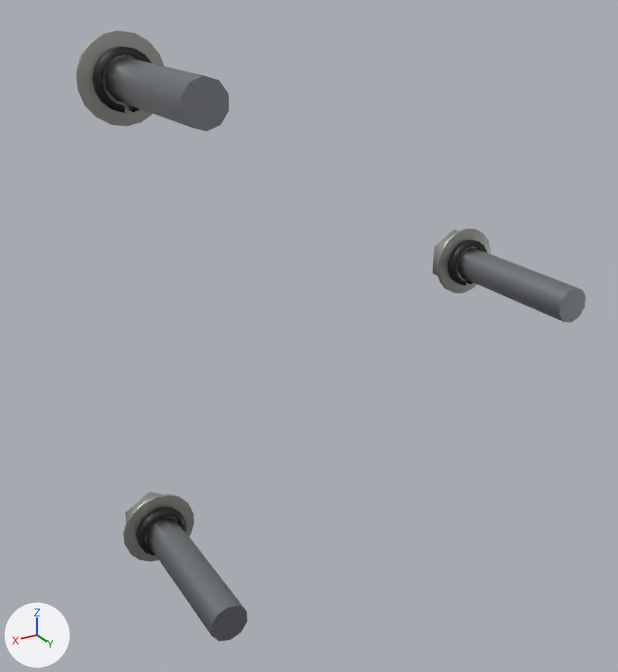
The glTF model public/parts/cam-flange-cover-screws-left.glb as it was, and as the next commit left it.
Before and after are seen from a 50 mm camera at (-230.9, -102.5, 50.1) aimed at (-294.1, -207.8, -2.5). The lights are fixed; the arrows at lower left show +X, +Y and +Z. The picture after the commit comes second.
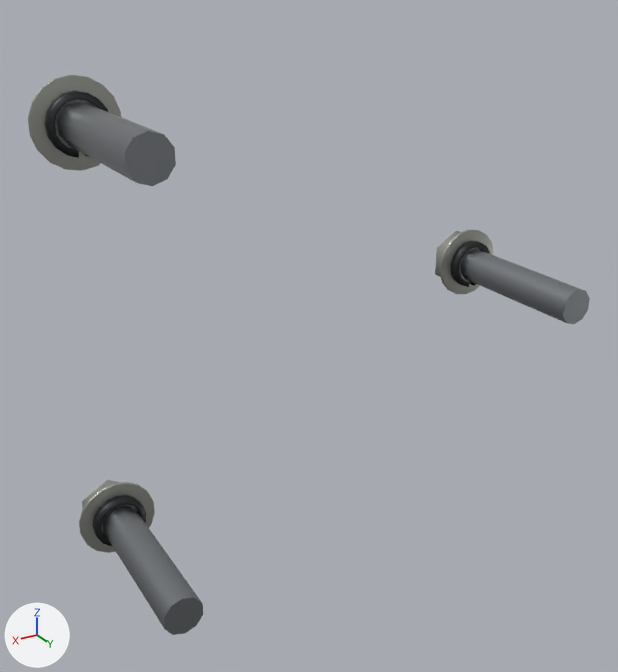
Edits to the scene script, one JSON object a line:
```json
{"op": "set", "path": "ob_mesh_0.location", "old": "(-334.0, -217.2, 0.0239)", "new": "(-334.0, -216.4, 0.0239)"}
{"op": "set", "path": "ob_mesh_0_001.location", "old": "(-271.0, -217.2, 36.4)", "new": "(-263.9, -216.4, 31.24)"}
{"op": "set", "path": "ob_mesh_0_002.location", "old": "(-271.0, -217.2, -36.35)", "new": "(-263.9, -216.4, -31.19)"}
{"op": "set", "path": "ob_mesh_1.location", "old": "(-334.0, -219.8, 0.0)", "new": "(-334.0, -219.0, 0.0)"}
{"op": "set", "path": "ob_mesh_1_001.location", "old": "(-271.0, -219.8, 36.37)", "new": "(-263.9, -219.0, 31.21)"}
{"op": "set", "path": "ob_mesh_1_002.location", "old": "(-271.0, -219.8, -36.37)", "new": "(-263.9, -219.0, -31.21)"}
{"op": "set", "path": "ob_mesh_2.location", "old": "(-334.0, -204.0, 0.0)", "new": "(-334.0, -203.2, 0.0)"}
{"op": "set", "path": "ob_mesh_2_001.location", "old": "(-271.0, -204.0, 36.37)", "new": "(-263.9, -203.2, 31.21)"}
{"op": "set", "path": "ob_mesh_2_002.location", "old": "(-271.0, -204.0, -36.37)", "new": "(-263.9, -203.2, -31.21)"}
```

Location of each change, (x1, y1, x2, y2) in pixels of the pictures (618 x 672 px):
```json
{"object": "Mesh_2.001", "change": "moved", "before": [105, 57, 229, 131], "after": [58, 102, 176, 186]}
{"object": "Mesh_2.002", "change": "moved", "before": [147, 518, 247, 641], "after": [103, 507, 203, 635]}
{"object": "Mesh_1.001", "change": "moved", "before": [76, 30, 164, 126], "after": [28, 75, 121, 171]}
{"object": "Mesh_2", "change": "moved", "before": [458, 248, 586, 323], "after": [461, 249, 590, 324]}
{"object": "Mesh_1.002", "change": "moved", "before": [123, 492, 194, 562], "after": [79, 480, 155, 553]}
{"object": "Mesh_0.001", "change": "moved", "before": [92, 46, 151, 113], "after": [45, 91, 108, 158]}
{"object": "Mesh_1", "change": "moved", "before": [432, 228, 491, 293], "after": [435, 229, 494, 294]}
{"object": "Mesh_0.002", "change": "moved", "before": [136, 507, 187, 555], "after": [93, 495, 146, 546]}
{"object": "Mesh_0", "change": "moved", "before": [448, 240, 487, 286], "after": [451, 241, 490, 287]}
```
